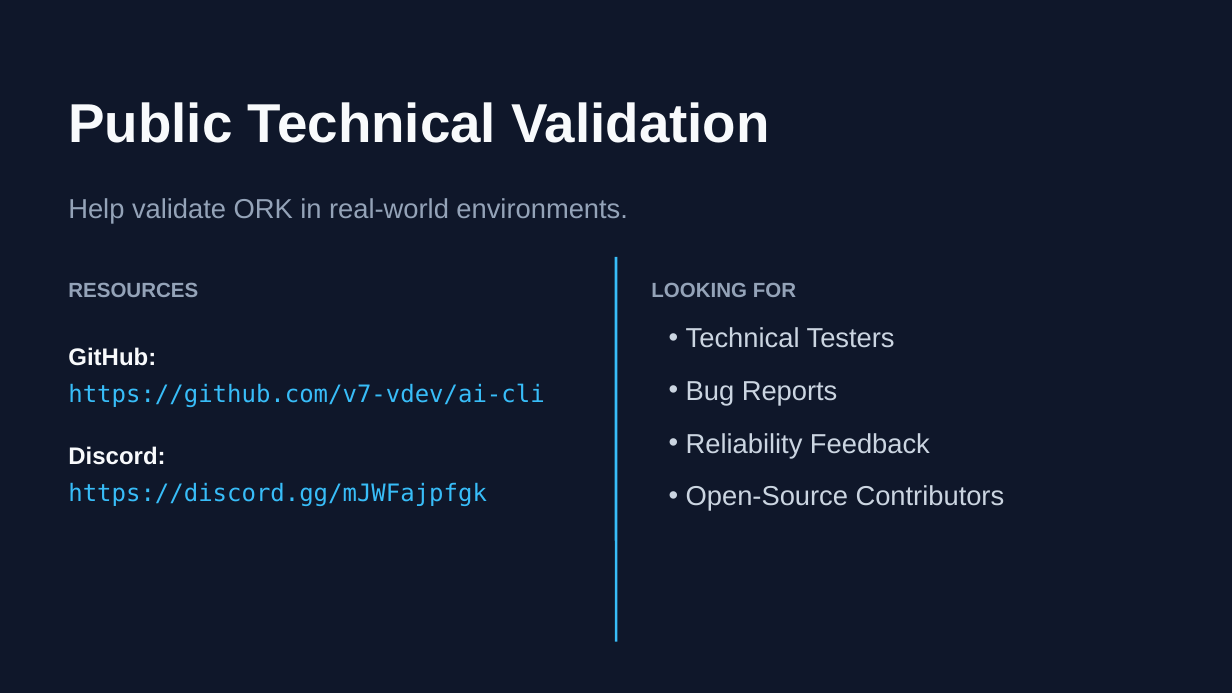
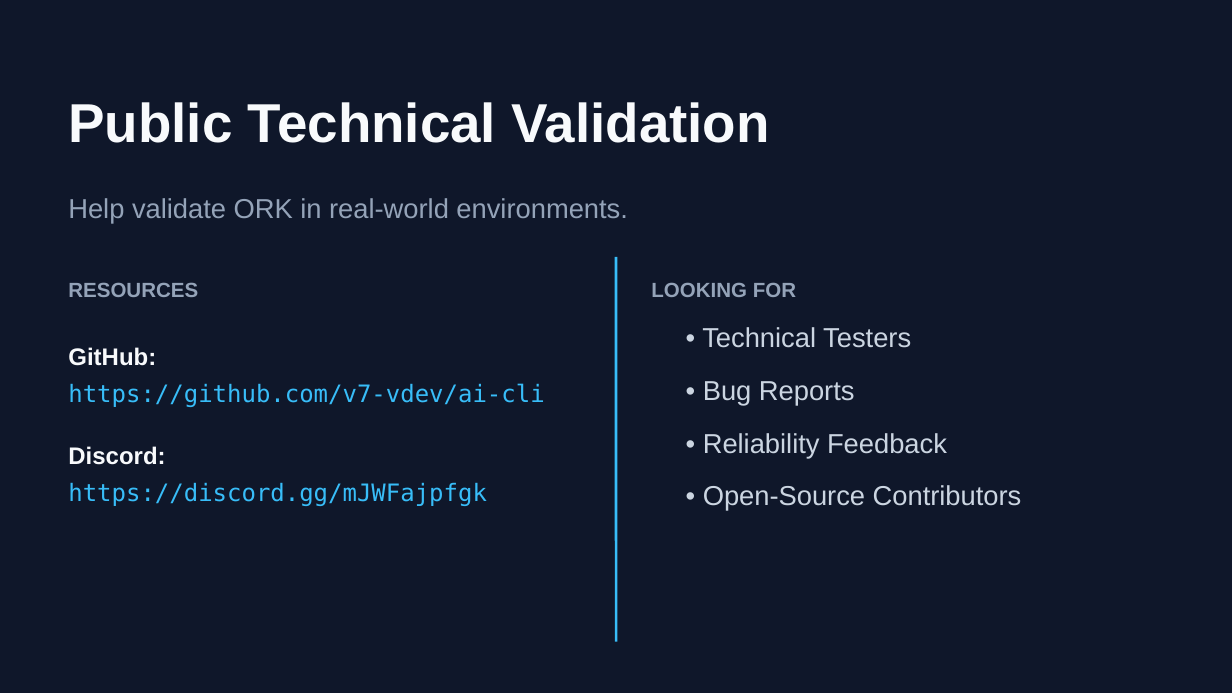
Before and after one commit to v7-vdev/ai-cli, a slide deck: slide 10 of ORK_Technical_Deck.pptx. Drawn at 1232x693 pixels with LibreOffice and Linux fonts; fonts in the diff are those of the drawing. Boxes give left, top, right and bottom in pixels: in the first picture for what was removed or moved away, otherwise in the second. Text is boxed around its words. In the diff, an @@ line names an element or a change of style, - is before the commit and + after.

```diff
--- a/ORK_Technical_Deck.pptx
+++ b/ORK_Technical_Deck.pptx
@@ text at bbox=[702, 327, 911, 348]: text changed @@
-• Technical Testers
-• Bug Reports
-• Reliability Feedback
-• Open-Source Contributors
+• Technical Testers
@@ text added at bbox=[703, 381, 855, 406], 16 pt, text #CBD5E1 @@
+• Bug Reports
@@ text added at bbox=[703, 433, 947, 458], 16 pt, text #CBD5E1 @@
+• Reliability Feedback
@@ text added at bbox=[703, 485, 1022, 511], 16 pt, text #CBD5E1 @@
+• Open-Source Contributors
```
Also in this commit, not shown: 6 other slides changed, 1 slide added, 1 other file.
